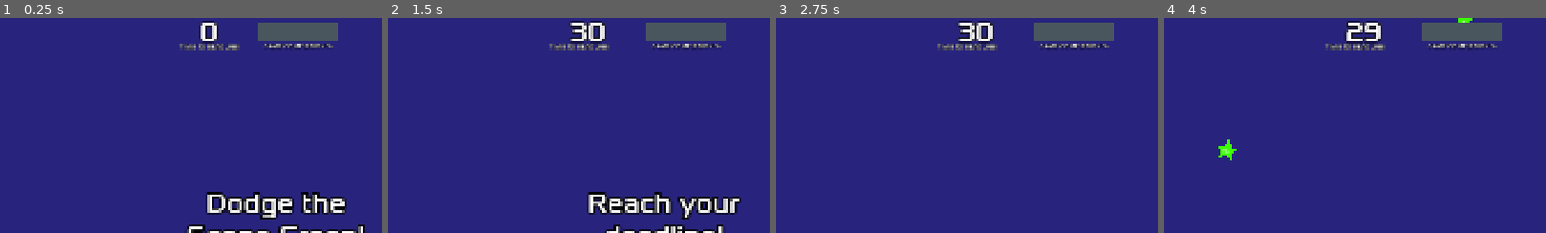
Above: before the commit, frames 1-4 (left to right).
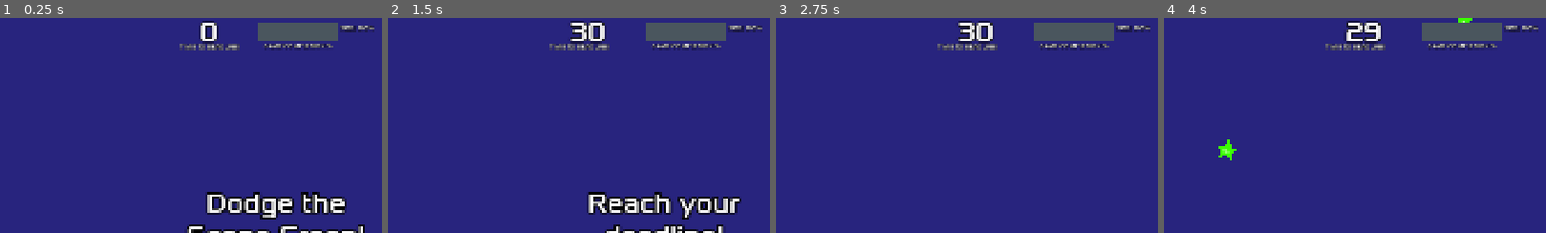
Above: after the commit, the same moments.

Repository: jorj-cedar/scope-creep
Game: Godot game, scene res://scenes/main.tscn
Two runs of this game, one before a commit and one after it. Both use one fixed random seed, a clock stepped at 60 frames per second and the inputs below.
Inputs:
- Up to frame 1 (0.25 s): no input
- Up to frame 2 (1.5 s): click "Start" at 0.5 s; hold Right (move_right) from 1.28 s (still down)
- Up to frame 3 (2.75 s): release Right (move_right) at 2.03 s; hold Down (move_down) from 2.03 s (still down)
- Up to frame 4 (4 s): release Down (move_down) at 2.78 s; hold Right (move_right) 2.78-3.53 s; hold Up (move_up) from 3.53 s (still down)
The pictures show only the part of the screen within x 14-64%, y 3-53%; the shares and areas given below are measured in that part.

The runs differ from the first frame. In frame 1, 0.2% of the frame differs, in the area x 89-98%, y 3-7%; in frame 2, 0.2%; in frame 3, 0.2%; in frame 4, 0.2%.

Commit message:
game size counter

Diff:
--- a/scenes/hud.tscn
+++ b/scenes/hud.tscn
@@ -161,5 +161,17 @@
 &"": SubResource("AnimationLibrary_uo2fv")
 }
 
+[node name="SizeLabel" type="Label" parent="ProgressBar"]
+layout_mode = 1
+anchors_preset = 1
+anchor_left = 1.0
+anchor_right = 1.0
+offset_left = 10.0
+offset_right = 92.0
+offset_bottom = 23.0
+grow_horizontal = 0
+theme_override_constants/outline_size = 6
+text = "SIZE: 100%"
+
 [connection signal="pressed" from="StartButton" to="." method="_on_start_button_pressed"]
 [connection signal="timeout" from="MessageTimer" to="." method="_on_message_timer_timeout"]
--- a/scripts/hud.gd
+++ b/scripts/hud.gd
@@ -59,6 +59,11 @@
 	$ProgressBar.size.x = max_scope * 20
 	$ProgressBar.max_value = max_scope
 
+func update_size_label(max_scope):
+	var game_size
+	game_size = max_scope * 10
+	$ProgressBar/SizeLabel.text = "Size: " + str(game_size) + "%"
+
 func _on_start_button_pressed() -> void:
 	$StartButton.hide()
 	start_game.emit()
--- a/scripts/main.gd
+++ b/scripts/main.gd
@@ -7,7 +7,6 @@
 var score
 var total_pickups: int = 0
 var max_scope: int = 10
-var death_scope: int = 15
 
 var green = Color(0,1,0,1)
 var red = Color(1,0,0,1)
@@ -44,6 +43,10 @@
 	score = 30
 	total_pickups = 0
 	max_scope = 10
+
+	$Player.speed = 400
+	$Player.scale.x = 1
+	$Player.scale.y = 1
 
 	$Player.start($StartPosition.position)
 	$StartTimer.start()
@@ -138,14 +141,15 @@
 
 func _on_player_embiggen() -> void:
 	max_scope += 1
-	$Player.speed -= 75
+	if $Player.speed <= 0:
+		game_over()
+	else:
+		$Player.speed -= 50
+
 	$Player.scale.x += 0.25
 	$Player.scale.y += 0.25
 	$HUD.update_size(max_scope)
+	$HUD.update_size_label(max_scope)
 	show_msg($Player.position,"SCOPE INCREASED!",red)
-	if max_scope >= death_scope - 2:
-		$HUD/ProgressBar/AlmostDead.visible = true
+	if max_scope == 14:
 		$HUD/ProgressBar.flash(true)
-
-	if max_scope == death_scope:
-		game_over()
